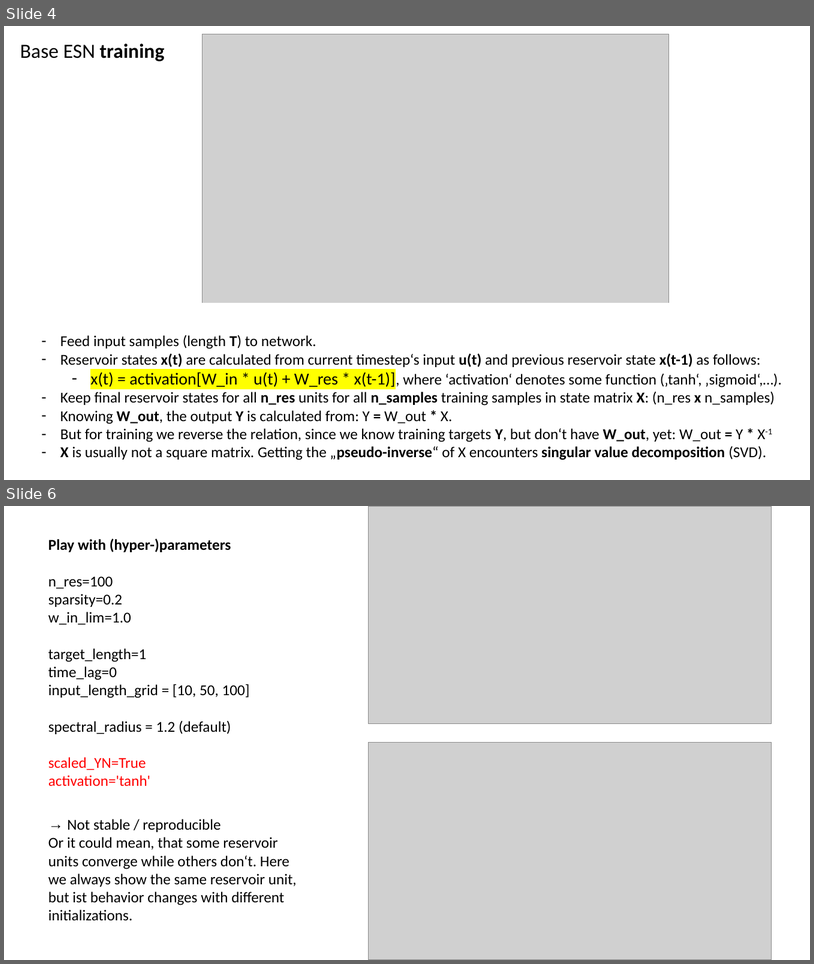
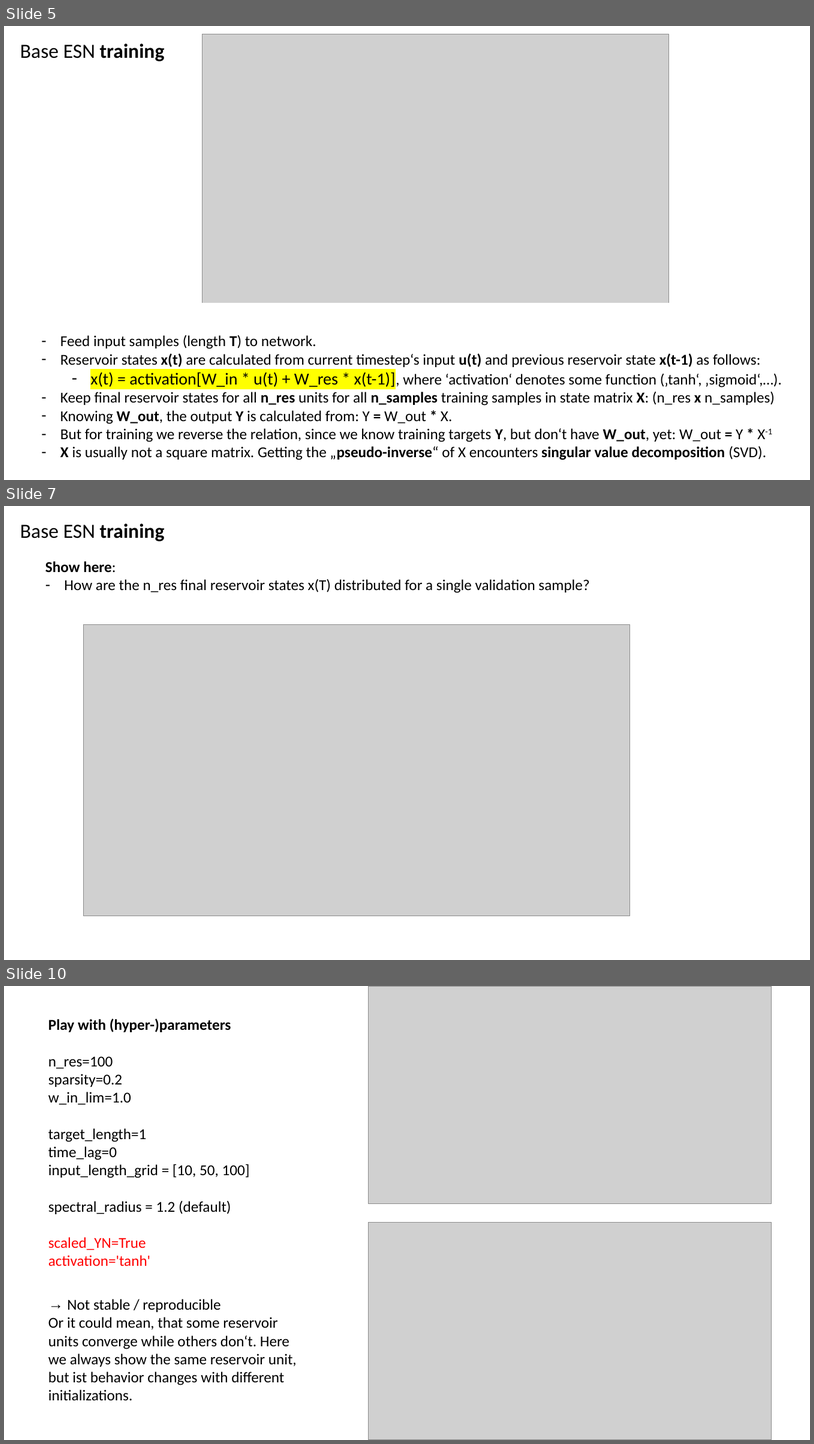
Before and after one commit to MarcoLandtHayen/EchoStateNetworks, a slide deck: ESN_exp01_BasicESN.pptx. Shown one above the other, each under a label of ours: slides 4 and 6 before the commit, slides 5, 7 and 10 after it; the slides between them are not shown. The pictures are 814x964 and 814x1444 pixels, drawn with LibreOffice and Linux fonts; fonts in the diff are those of the drawing; grey boxes stand for pictures. Boxes give left, top, right and bottom in pixels: in the first picture for what was removed or moved away, otherwise in the second. Text is boxed around its words. In the diff, an @@ line names an element or a change of style, - is before the commit and + after.

Commit message:
finalized ESN_exp01, updated ppt result presentation

```diff
--- a/ESN_exp01_BasicESN.pptx
+++ b/ESN_exp01_BasicESN.pptx
@@ slide 7 added at (4, 506, 810, 960), background #FFFFFF @@
@@ text added at (20, 523, 165, 541), 24 pt, text #000000, bold @@
+Base ESN training
@@ text added at (45, 561, 590, 593), 18 pt, text #000000 @@
+Show here:
+– How are the n_res final reservoir states x(T) distributed for a single validation sample?
@@ picture added at (84, 625, 630, 916) @@
@@ what was slide 4 is now slide 5 @@
@@ what was slide 6 is now slide 10 @@
```
Also in this commit, not shown: 9 slides changed, 7 other slides added, 2 other files.
